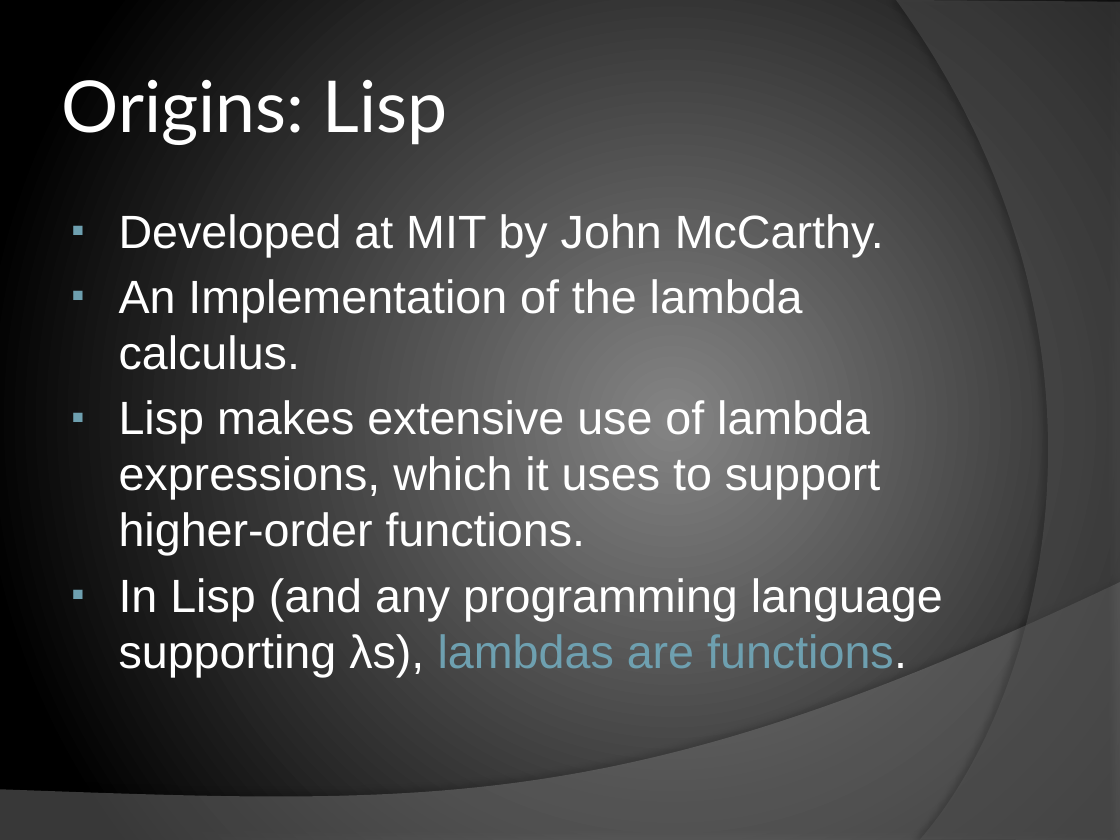
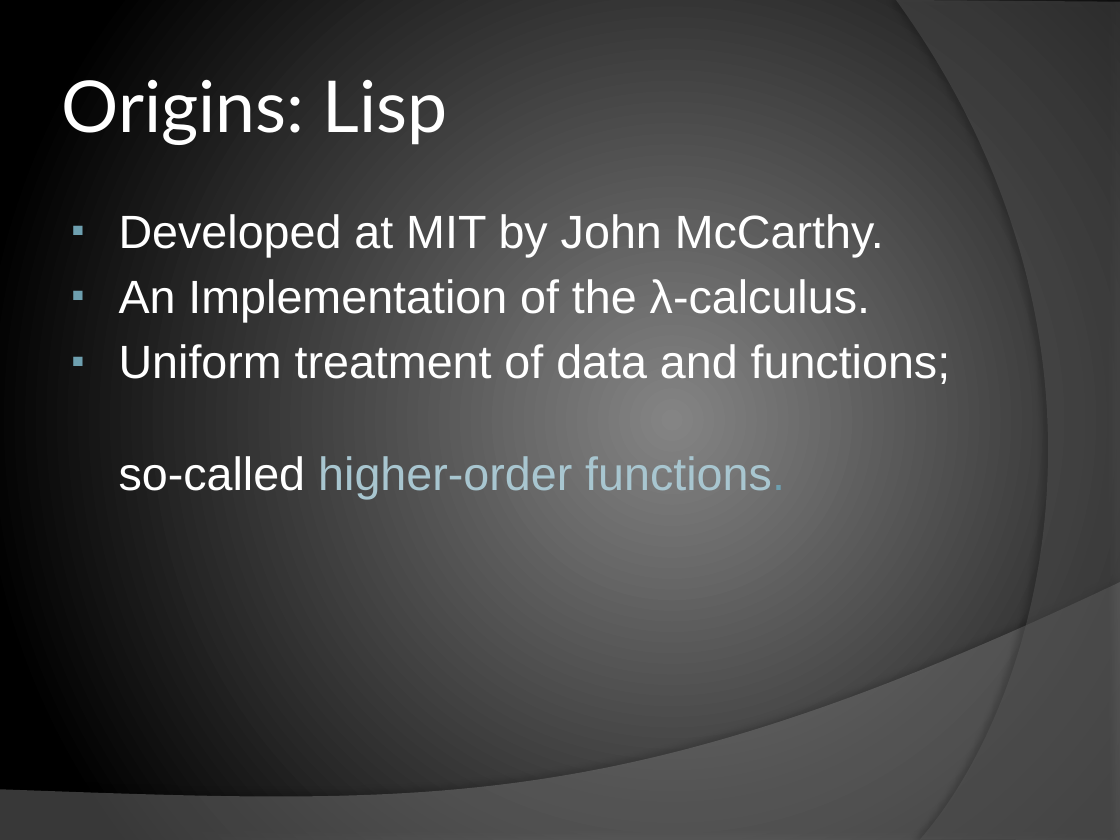
Before and after one commit to chrislewis/JaxFunc_0_ImperativelyFunctional, a slide deck: slide 4 of JaxFunc.pptx. Drawn at 1120x840 pixels with LibreOffice and Linux fonts; fonts in the diff are those of the drawing. Boxes give left, top, right and bottom in pixels: in the first picture for what was removed or moved away, otherwise in the second. Text is boxed around its words. In the diff, an @@ line names an element or a change of style, - is before the commit and + after.

Commit message:
trimmed calc, added small lisp example

```diff
--- a/JaxFunc.pptx
+++ b/JaxFunc.pptx
@@ text at <box>119,279,951,500</box>: text changed @@
-▪ An Implementation of the lambda calculus.
-▪ Lisp makes extensive use of lambda expressions, which it uses to support higher-order functions.
-▪ In Lisp (and any programming language supporting λs), lambdas are functions.
+▪ An Implementation of the λ-calculus.
+▪ Uniform treatment of data and functions;
+  so-called higher-order functions.
```
Also in this commit, not shown: 16 other slides changed, 3 slides added.
